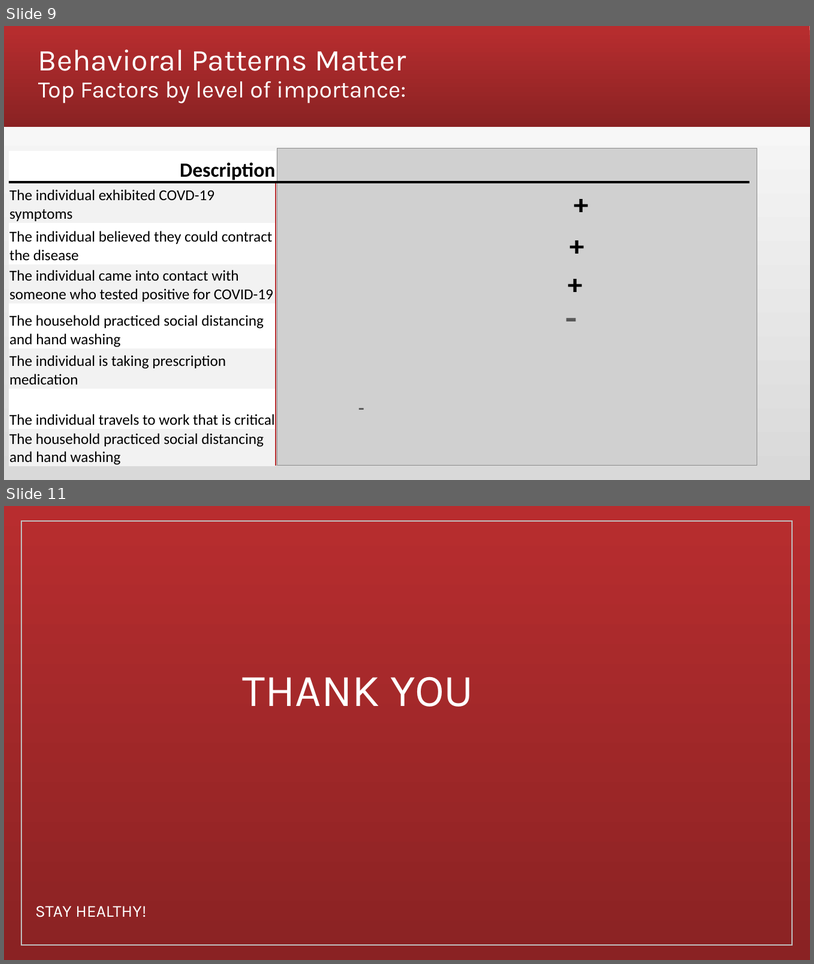
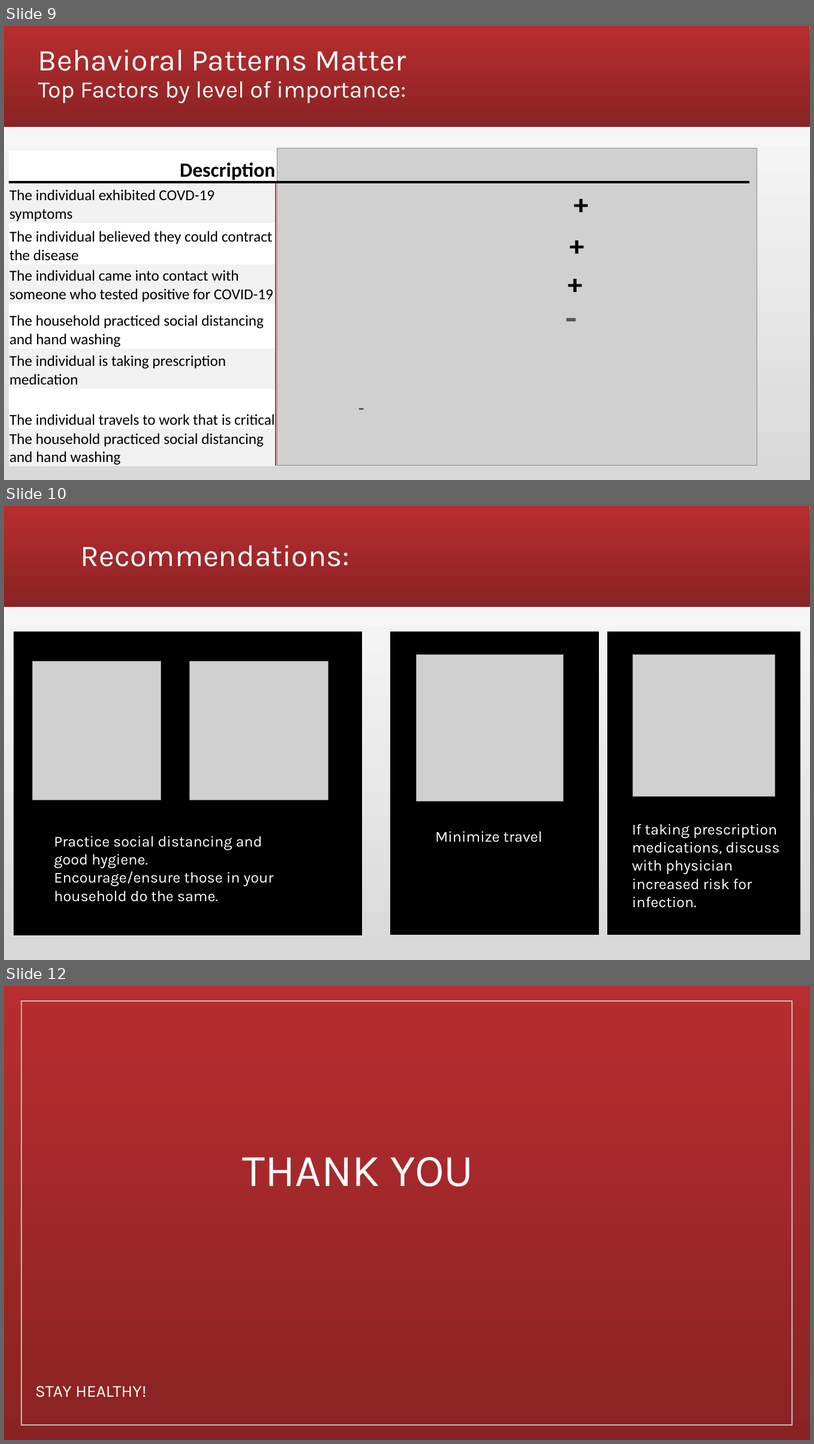
Before and after one commit to andiosika/Binomial-Classification-Ranom-Forest-hyper-imbalance, a slide deck: Covid19Preso.pptx. Shown one above the other, each under a label of ours: slides 9 and 11 before the commit, slides 9, 10 and 12 after it; the slides between them are not shown. The pictures are 814x964 and 814x1444 pixels, drawn with LibreOffice and Linux fonts; fonts in the diff are those of the drawing; grey boxes stand for pictures. Boxes give left, top, right and bottom in pixels: in the first picture for what was removed or moved away, otherwise in the second. Text is boxed around its words. In the diff, an @@ line names an element or a change of style, - is before the commit and + after.

```diff
--- a/Covid19Preso.pptx
+++ b/Covid19Preso.pptx
@@ slide 10 added at bbox=[4, 506, 810, 960], background gradient #D9D9D9 to #FFFFFF; not listed: 1 template element that a slide beside it also shows @@
@@ title added at bbox=[81, 545, 350, 567], 36 pt, text #FFFFFF @@
+Recommendations:
@@ rectangle added at bbox=[14, 632, 362, 934], fill #000000, outline #000000 1 pt @@
@@ rectangle added at bbox=[390, 632, 599, 934], fill #000000, outline #000000 1 pt @@
@@ rectangle added at bbox=[608, 632, 801, 934], fill #000000, outline #000000 1 pt @@
@@ picture added at bbox=[32, 661, 161, 799] @@
@@ picture added at bbox=[190, 661, 328, 799] @@
@@ picture added at bbox=[417, 654, 564, 801] @@
@@ picture added at bbox=[634, 654, 776, 796] @@
@@ text added at bbox=[632, 823, 780, 889], 18 pt, text #FFFFFF @@
+If taking prescription medications, discuss with physician increased risk for infection.
@@ text added at bbox=[54, 835, 274, 901], 18 pt, text #FFFFFF @@
+Practice social distancing and good hygiene.
+Encourage/ensure those in your household do the same.
@@ text added at bbox=[435, 831, 543, 842], 18 pt, text #FFFFFF @@
+Minimize travel
@@ what was slide 11 is now slide 12 @@
```
Also in this commit, not shown: 1 slide changed, 4 other files.
